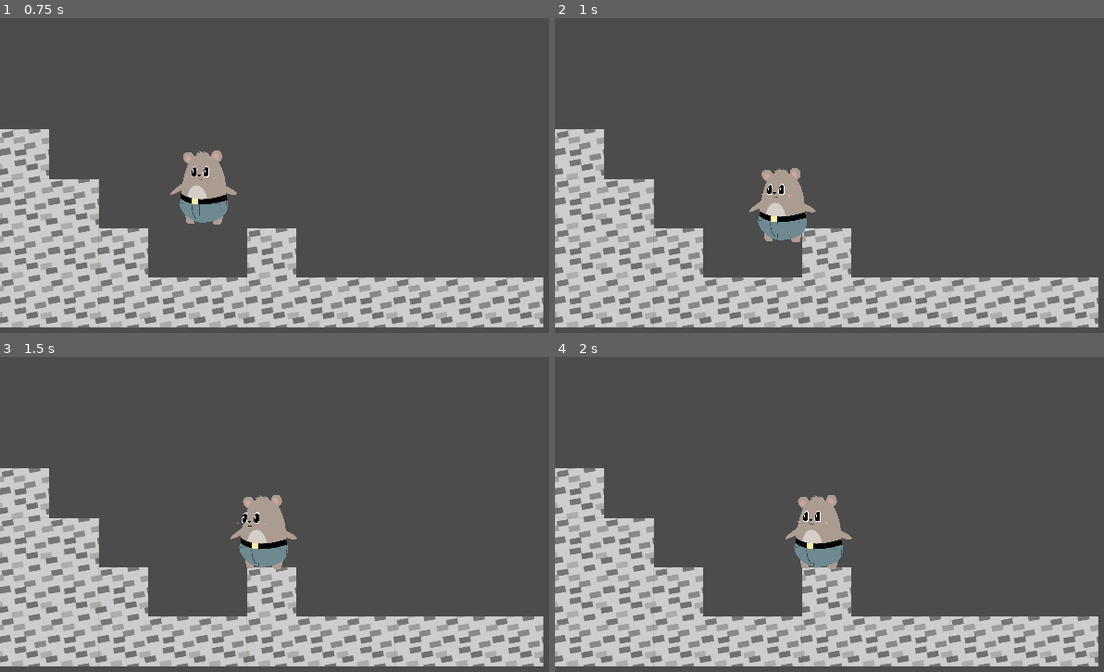
Above: before the commit, frames 1-4 (two rows, left to right).
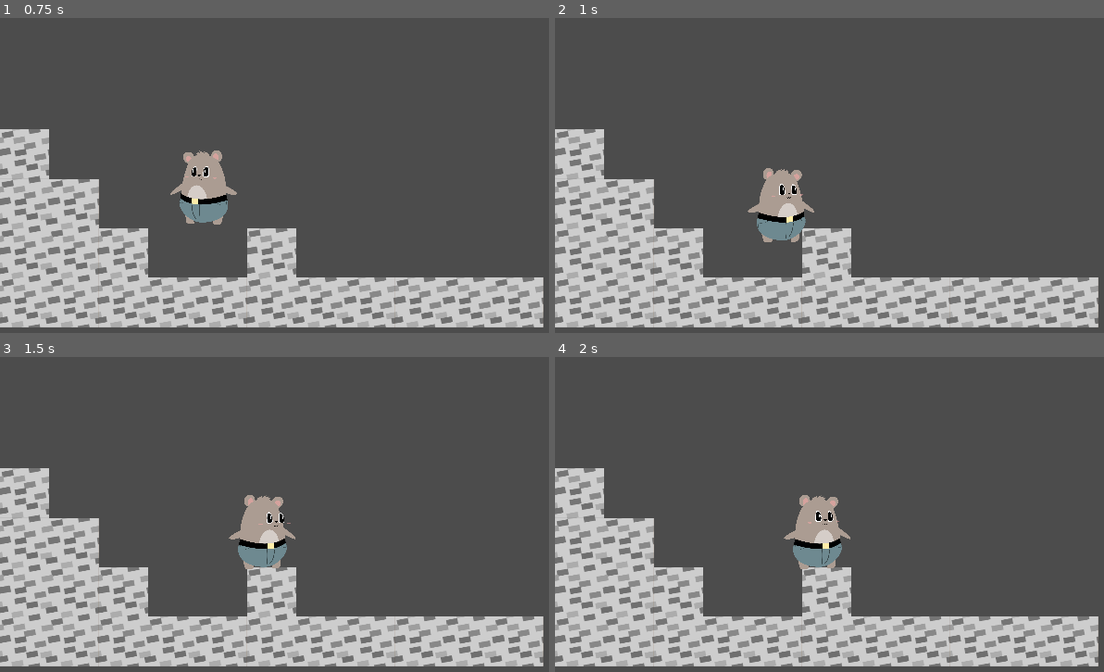
Above: after the commit, the same moments.

Repository: arnaudcoj/buttbutt_adventures
Game: Godot game, scene res://scenes/debug_level.tscn
The game is run twice, just before and just after one commit, with the same random seed, the same clock (stepped at 60 frames per second) and the same inputs.
Inputs:
- Up to frame 1 (0.75 s): hold Right (ui_right) from 0.53 s (still down)
- Up to frame 2 (1 s): keep holding Right (ui_right)
- Up to frame 3 (1.5 s): release Right (ui_right) at 1.28 s; hold Down (ui_down) from 1.28 s (still down)
- Up to frame 4 (2 s): keep holding Down (ui_down)

Frame 1 is identical in both runs. In frame 2, 0.6% of the frame differs, in the area x 35-48%, y 47-72%; in frame 3, 0.6%, in the area x 41-55%, y 43-68%; in frame 4, 0.6%.

Commit message:
flip sprite when walking left or right

Diff:
--- a/sources/scenes/buttbutt.tscn
+++ b/sources/scenes/buttbutt.tscn
@@ -13,7 +13,7 @@
 
 custom_solver_bias = 0.0
 radius = 44.0
-height = 88.0
+height = 86.0
 
 [node name="buttbutt" type="KinematicBody2D"]
 
@@ -34,7 +34,7 @@
 
 [node name="CollisionShape2D" type="CollisionShape2D" parent="."]
 
-position = Vector2( 1, -12 )
+position = Vector2( 0, -11 )
 shape = SubResource( 1 )
 _sections_unfolded = [ "Transform" ]
 
--- a/sources/scripts/buttbutt.gd
+++ b/sources/scripts/buttbutt.gd
@@ -2,6 +2,13 @@
 
 func _ready():
 	pass
+
+func flip(to_the_right):
+	if to_the_right:
+		$buttbutt_skeleton.scale.x = -abs($buttbutt_skeleton.scale.x)
+	else:
+		$buttbutt_skeleton.scale.x = abs($buttbutt_skeleton.scale.x)
+	print($buttbutt_skeleton.scale.x)
 
 func on_ground():
 	return test_move(transform, Vector2(0,10))
--- a/sources/scripts/buttbutt_fsm/buttbutt_walk.gd
+++ b/sources/scripts/buttbutt_fsm/buttbutt_walk.gd
@@ -25,15 +25,17 @@
 
 	var direction = current_direction
 	if Input.is_action_pressed("ui_right"):
+		fsm.body.flip(true)
 		direction.x *= -1
 		direction.y *= 1
 		current_speed = min((current_speed * 1.1), max_speed)
 	elif Input.is_action_pressed("ui_left"):
+		fsm.body.flip(false)
 		direction.x *= 1
 		direction.y *= -1
 		current_speed = min((current_speed * 1.1), max_speed)
 
-	print(direction.normalized())
+	#print(direction.normalized())
 	fsm.body.move_and_slide(direction.normalized() * current_speed)
 
 	if not fsm.body.test_move(fsm.body.transform, Vector2(direction.x,0)) and fsm.body.get_collision_normal() != null:
Not shown, changed: .gitignore
